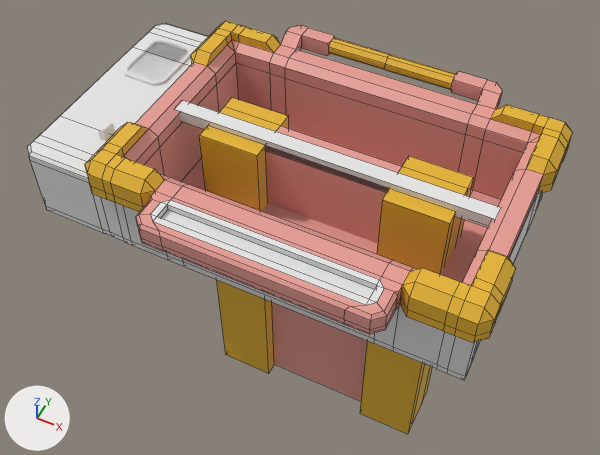
Renders of the Blender file Assets/Models/MiningBorder.blend from each side of a commit.
Before and after are seen from a 50 mm lens placed at (7.17, -16.53, 17.93), pointed at (-1.51, 0.84, -3.77). Arrows for +X, +Y and +Z are at lower left; the lights stay in place. Mesh edges are drawn as thin lines on the coarser meshes.

Names of what the first picture shows: 'GridWall', 'MiningGrid', 'MiningGridStand', 'ResetButtonOutline'.
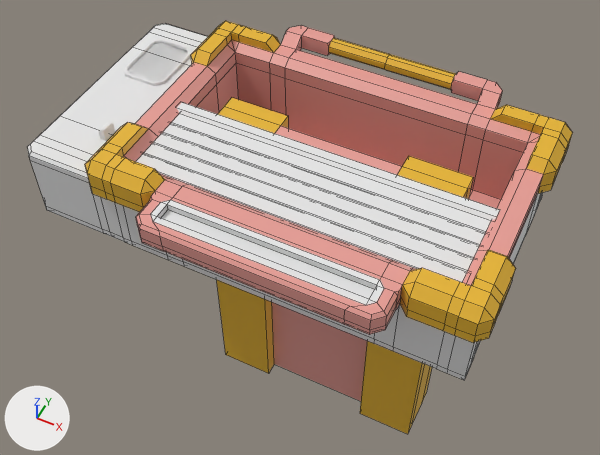
Changed parts and their boxes (x1, y1, x2, y2) in the pictures (600 x 455 px):
'GridWall', reshaped (6% shorter)
    before: (175, 100, 501, 227)
    after: (177, 102, 500, 221)
'GridWall4', added
    after: (144, 143, 473, 272)
'GridWall5', added
    after: (136, 153, 467, 282)
'GridWall3', added
    after: (153, 133, 479, 259)
'GridWall2', added
    after: (163, 123, 485, 246)
'GridWall1', added
    after: (171, 114, 491, 233)

Edits to the bpy script that builds the scene:
```text
Change me_cube_006:
    where me_cube_006.from_pydata(...)  # 8 vertices, 6 faces; spans x -5.2..5.1, y -0.5..0.0, z -0.2..0.2
    verts and faces of me_cube_006; kept vertices keep their numbers, new ones are numbered from 8
    me_cube_006 part 1
    add delete_vertices([1, 2, 3, 5, 6, 7])  # with the faces that use them
    add verts[8] = (-5.2, -0.1, -0.2)
    add verts[9] = (-5.2, -0.1, 0.2)  # pixel (180, 101)
    add verts[10] = (-5.2, -0.5, 0.1)
    add verts[11] = (-5.2, -0.4, 0.2)  # pixel (175, 107)
    add for new, old in zip([*range(12, 16)], [*range(8, 12)]): verts[new] = verts[old] + (10.3, 0.0, 0.0)
    add verts[16] = (-5.1, 0.0, -0.1)
    add verts[17] = (-5.1, 0.0, 0.1)  # pixel (185, 103)
    add verts[18] = (5.1, 0.0, -0.1)
    add verts[19] = (5.1, 0.0, 0.1)  # pixel (500, 209)
    add faces += [(8, 9, 17, 16), (8, 16, 18, 12), (9, 13, 19, 17), (0, 8, 12, 4), (16, 17, 19, 18), (10, 14, 15, 11)]
    add faces += [(0, 10, 11, 9, 8), (0, 4, 14, 10), (9, 11, 15, 13), (4, 12, 18, 19, 13, 15, 14)]
Add me_cube_011:
    me_cube_011.from_pydata([(-5.2, -0.5, -0.1), (-5.2, 0.0, -0.1), (-5.2, 0.0, 0.1), (5.1, -0.5, -0.1), (5.1, 0.0, -0.1), (5.1, 0.0, 0.1), (-5.2, -0.5, 0.05), (-5.2, -0.45, 0.1), (5.1, -0.45, 0.1), (5.1, -0.5, 0.05)], [], [(1, 2, 5, 4), (1, 4, 3, 0), (8, 7, 6, 9), (3, 9, 6, 0), (0, 6, 7, 2, 1), (5, 2, 7, 8), (4, 5, 8, 9, 3)])
Add me_cube_010:
    me_cube_010.from_pydata([(-5.2, -0.5, -0.1), (-5.2, 0.0, -0.1), (-5.2, 0.0, 0.1), (5.1, -0.5, -0.1), (5.1, 0.0, -0.1), (5.1, 0.0, 0.1), (-5.2, -0.5, 0.05), (-5.2, -0.45, 0.1), (5.1, -0.45, 0.1), (5.1, -0.5, 0.05)], [], [(1, 2, 5, 4), (1, 4, 3, 0), (8, 7, 6, 9), (3, 9, 6, 0), (0, 6, 7, 2, 1), (5, 2, 7, 8), (4, 5, 8, 9, 3)])
Add me_cube_009:
    me_cube_009.from_pydata([(-5.2, -0.5, -0.1), (-5.2, 0.0, -0.1), (-5.2, 0.0, 0.1), (5.1, -0.5, -0.1), (5.1, 0.0, -0.1), (5.1, 0.0, 0.1), (-5.2, -0.5, 0.05), (-5.2, -0.45, 0.1), (5.1, -0.45, 0.1), (5.1, -0.5, 0.05)], [], [(1, 2, 5, 4), (1, 4, 3, 0), (8, 7, 6, 9), (3, 9, 6, 0), (0, 6, 7, 2, 1), (5, 2, 7, 8), (4, 5, 8, 9, 3)])
Add me_cube_008:
    me_cube_008.from_pydata([(-5.2, -0.5, -0.1), (-5.2, 0.0, -0.1), (-5.2, 0.0, 0.1), (5.1, -0.5, -0.1), (5.1, 0.0, -0.1), (5.1, 0.0, 0.1), (-5.2, -0.5, 0.05), (-5.2, -0.45, 0.1), (5.1, -0.45, 0.1), (5.1, -0.5, 0.05)], [], [(1, 2, 5, 4), (1, 4, 3, 0), (8, 7, 6, 9), (3, 9, 6, 0), (0, 6, 7, 2, 1), (5, 2, 7, 8), (4, 5, 8, 9, 3)])
Add me_cube_006_1:
    me_cube_006_1.from_pydata([(-5.2, -0.5, -0.1), (-5.2, 0.0, -0.1), (-5.2, 0.0, 0.1), (5.1, -0.5, -0.1), (5.1, 0.0, -0.1), (5.1, 0.0, 0.1), (-5.2, -0.5, 0.05), (-5.2, -0.45, 0.1), (5.1, -0.45, 0.1), (5.1, -0.5, 0.05)], [], [(1, 2, 5, 4), (1, 4, 3, 0), (8, 7, 6, 9), (3, 9, 6, 0), (0, 6, 7, 2, 1), (5, 2, 7, 8), (4, 5, 8, 9, 3)])
Add ob_gridwall5:
    ob_gridwall5 = bpy.data.objects.new('GridWall5', me_cube_011)
    ob_gridwall5.location = (0.0, -2.5, 1.0)
Add ob_gridwall4:
    ob_gridwall4 = bpy.data.objects.new('GridWall4', me_cube_010)
    ob_gridwall4.location = (0.0, -2.0, 1.0)
Add ob_gridwall3:
    ob_gridwall3 = bpy.data.objects.new('GridWall3', me_cube_009)
    ob_gridwall3.location = (0.0, -1.5, 1.0)
Add ob_gridwall2:
    ob_gridwall2 = bpy.data.objects.new('GridWall2', me_cube_008)
    ob_gridwall2.location = (0.0, -1.0, 1.0)
Add ob_gridwall1:
    ob_gridwall1 = bpy.data.objects.new('GridWall1', me_cube_006_1)
    ob_gridwall1.location = (0.0, -0.5, 1.0)
```
